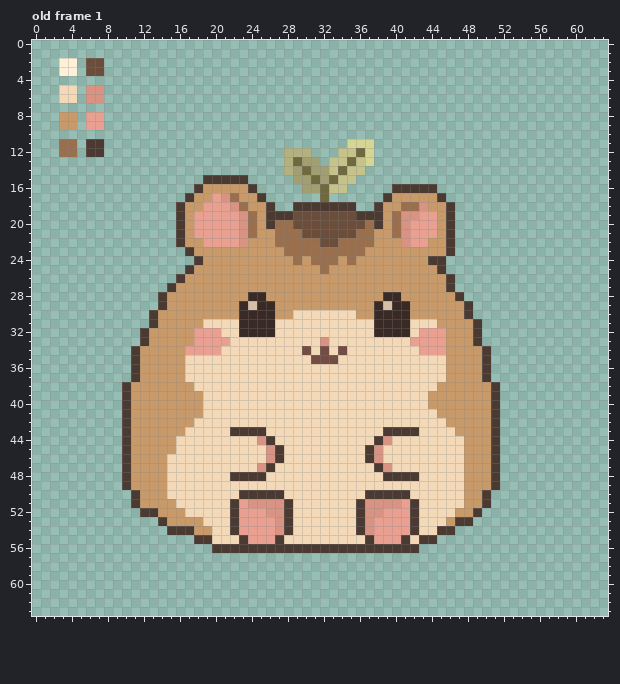
Two states of a pixel-art file, Animals/hamster.aseprite. Above, as it was before the edit.
64x64 pixels, 1 frame. Shown: old frame 1. The commit also changed other frames, which this record leaves out.
New version:
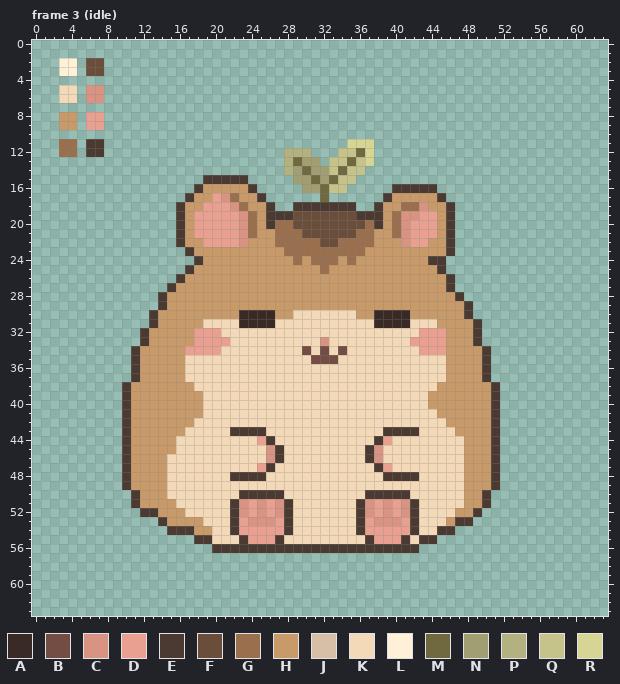
Palette (. is transparent): A #392a26  B #734c43  C #d99383  D #e9a091  E #4b3a32  F #6a4e3b  G #9a6f4d  H #c99a69  J #d7bfa7  K #f3d9b7  L #fff0d8  M #706940  N #a19f71  P #b3b17f  Q #c5c28a  R #d7d594
A new or re-ordered frame is compared with the old frame closest to it.
The exact change:
frames 1 -> 20
Frame 3 (idle) is new; against old frame 1:
Colour D becomes colour C in row 51 at x 23 and 41; in row 52 at x 23, 25, 39 and 41; in row 53 at x 24 to 26 and 38 to 40.
Colour C becomes colour D in row 44 at x 25 and 39; in row 47 at x 25 and 39; in row 51 at x 24, 26, 38 and 40; in row 52 at x 26 and 38; in rows 53 to 54 at x 27 and 37.
Colour A becomes colour H in row 28 at x 24 to 25 and 39 to 40; in row 29 at x 23, 25 to 26, 38 and 40 to 41.
Colour J becomes colour H in row 29 at x 24 and 39.
Colour A becomes colour K in row 32 at x 23 to 26 and 38 to 41.
Changed places in both pictures, as pixel boxes (x1, y1, x2, y2):
changed: (239, 292, 275, 337)
changed: (374, 292, 410, 337)
changed: (257, 436, 266, 472)
changed: (383, 436, 392, 472)
changed: (239, 499, 284, 535)
changed: (365, 499, 410, 535)
